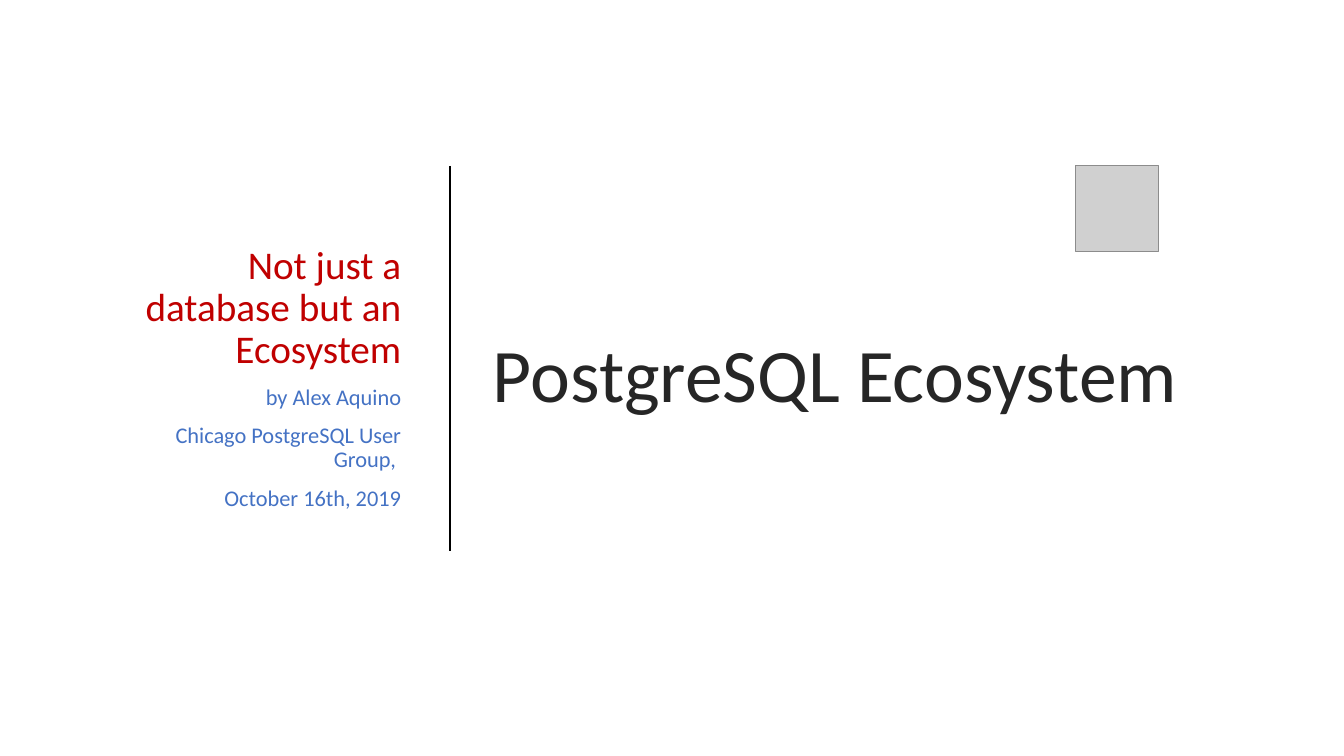
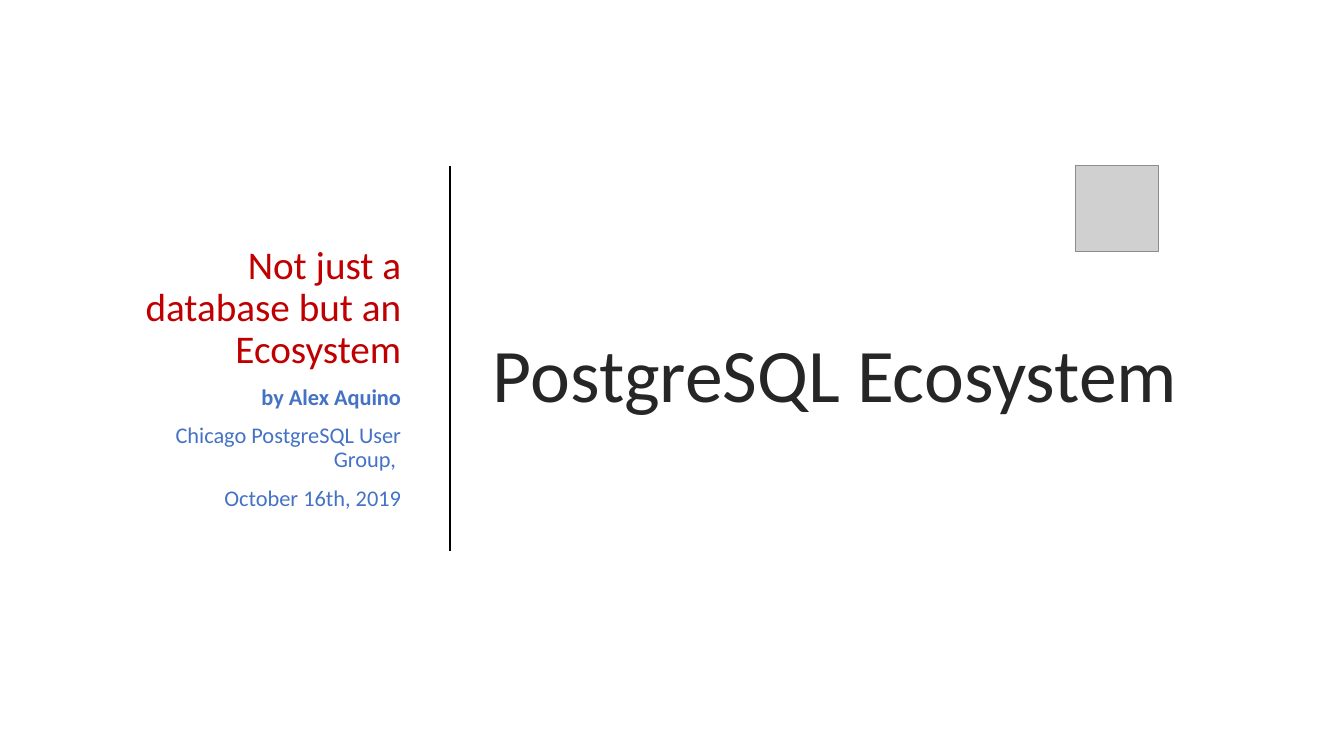
Before and after one commit to EfficiencyGeek/postgresql-ecosystem, a slide deck: slide 1 of presentations/PostgreSQL Ecosystem - CHI_PUG 20191016.pptx. Drawn at 1344x756 pixels with LibreOffice and Linux fonts; fonts in the diff are those of the drawing; grey boxes stand for pictures. Boxes give left, top, right and bottom in pixels: in the first picture for what was removed or moved away, otherwise in the second. Text is boxed around its words. In the diff, an @@ line names an element or a change of style, - is before the commit and + after.

Commit message:
minor edits

```diff
--- a/presentations/PostgreSQL Ecosystem - CHI_PUG 20191016.pptx
+++ b/presentations/PostgreSQL Ecosystem - CHI_PUG 20191016.pptx
@@ subtitle at <box>261,389,401,409</box>: bold on in "by Alex Aquino" @@
```
Also in this commit, not shown: 8 other slides changed.
